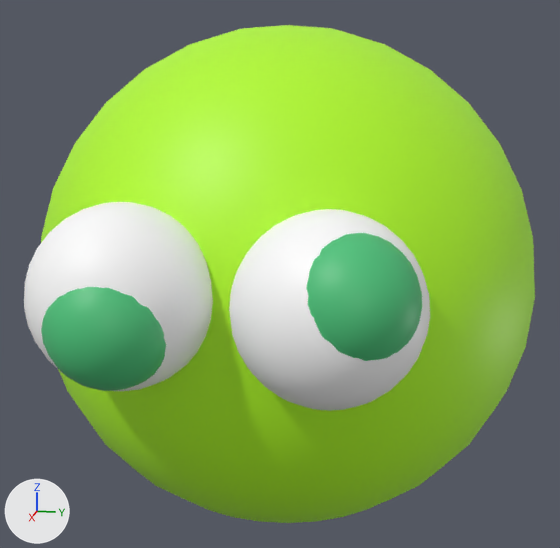
One commit to the FBX model AssetsModelado/Personajes/motaPolvo_flicker/whisk.fbx: the scene before it, then after it.
Both versions are drawn from a 50 mm lens placed at (5.39, 1.03, 2.32), pointed at (0.25, 0.0, 1.04). Arrows for +X, +Y and +Z are at lower left; the lights stay in place. Where no turn or scale is listed for an object, it has been applied to the vertices.
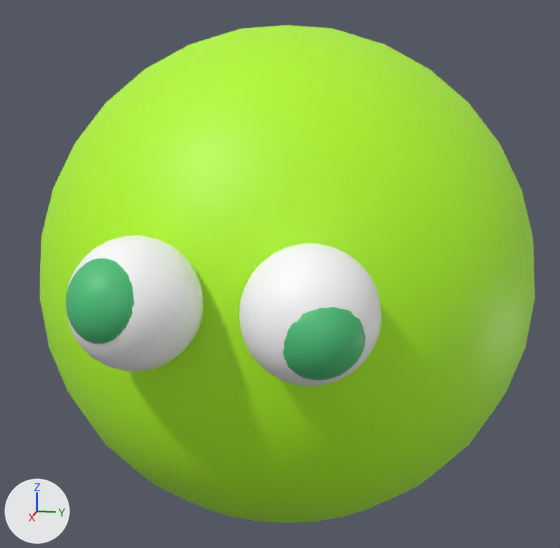
Diff of the bpy script that builds the scene:
```diff
--- a/AssetsModelado/Personajes/motaPolvo_flicker/whisk.fbx.py
+++ b/AssetsModelado/Personajes/motaPolvo_flicker/whisk.fbx.py
@@ ob_sphere_002 @@
 ob_sphere_002 = bpy.data.objects.new('Sphere.002', me_sphere_002)
-ob_sphere_002.location = (1.718, 0.542, 1.237)
-ob_sphere_002.scale = (-0.493, -0.493, -0.493)
+ob_sphere_002.location = (1.823, 0.464, 1.237)
+ob_sphere_002.scale = (-0.344, -0.344, -0.344)
@@ ob_sphere_003 @@
 ob_sphere_003 = bpy.data.objects.new('Sphere.003', me_sphere_003)
-ob_sphere_003.location = (1.884, 0.658, 1.327)
-ob_sphere_003.scale = (-0.339, -0.339, -0.339)
+ob_sphere_003.location = (1.955, 0.52, 1.206)
+ob_sphere_003.scale = (-0.236, -0.236, -0.236)
@@ ob_sphere_001 @@
 ob_sphere_001 = bpy.data.objects.new('Sphere.001', me_sphere_001)
-ob_sphere_001.location = (1.691, -0.554, 1.238)
-ob_sphere_001.scale = (-0.493, -0.493, -0.493)
+ob_sphere_001.location = (1.804, -0.436, 1.238)
+ob_sphere_001.scale = (-0.344, -0.344, -0.344)
@@ ob_sphere_004 @@
 ob_sphere_004 = bpy.data.objects.new('Sphere.004', me_sphere_004)
-ob_sphere_004.location = (1.913, -0.524, 1.166)
-ob_sphere_004.scale = (-0.339, -0.339, -0.339)
+ob_sphere_004.location = (1.948, -0.482, 1.282)
+ob_sphere_004.scale = (-0.236, -0.236, -0.236)
```

Location of each change, [x1, y1, x2, y2] in pixels of the pictures (560 x 548 px):
'Sphere.002', moved, rescaled (29% narrower, 29% shorter)
    before: [229, 209, 430, 411]
    after: [239, 243, 381, 386]
'Sphere.001', moved, rescaled (27% narrower, 28% shorter)
    before: [24, 202, 213, 391]
    after: [66, 236, 203, 371]
'Sphere.003', moved, rescaled
    before: [306, 233, 422, 361]
    after: [283, 307, 366, 380]
'Sphere.004', moved, rescaled
    before: [41, 287, 166, 391]
    after: [66, 258, 134, 344]
